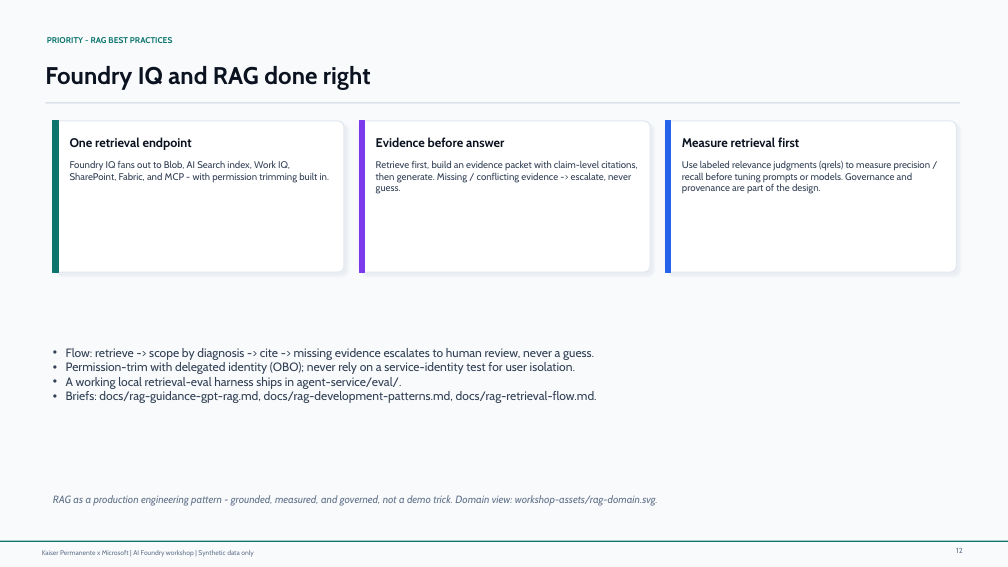
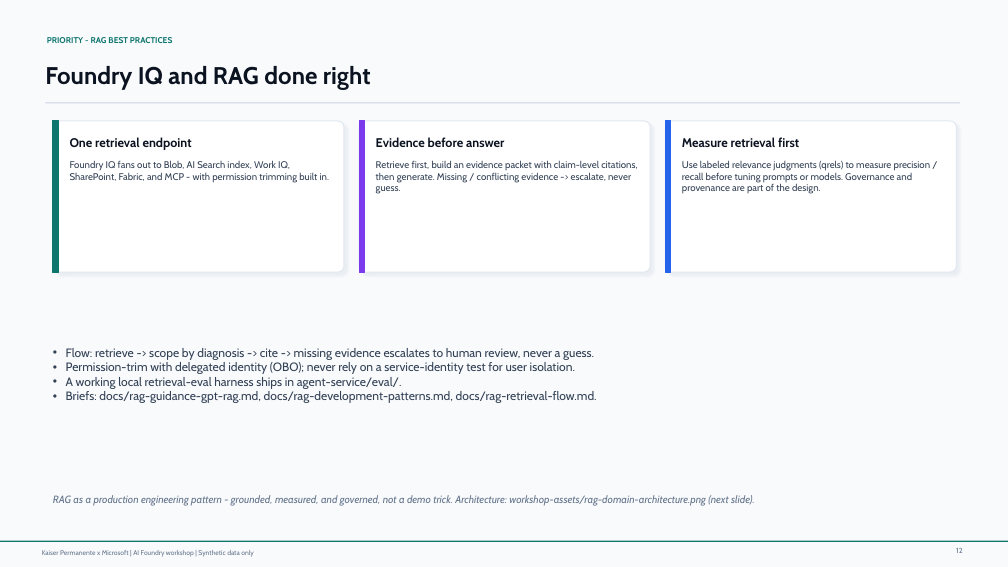
Before and after one commit to clekkas/governed-agents-workshop, a slide deck: slide 12 of workshop-assets/kaiser-consolidated-customer-deck.pptx. Drawn at 1008x567 pixels with LibreOffice and Linux fonts; fonts in the diff are those of the drawing. Boxes give left, top, right and bottom in pixels: in the first picture for what was removed or moved away, otherwise in the second. Text is boxed around its words. In the diff, an @@ line names an element or a change of style, - is before the commit and + after.

```diff
--- a/workshop-assets/kaiser-consolidated-customer-deck.pptx
+++ b/workshop-assets/kaiser-consolidated-customer-deck.pptx
@@ text at box(53, 495, 755, 506): text changed @@
-RAG as a production engineering pattern - grounded, measured, and governed, not a demo trick. Domain view: workshop-assets/rag-domain.svg.
+RAG as a production engineering pattern - grounded, measured, and governed, not a demo trick. Architecture: workshop-assets/rag-domain-architecture.png (next slide).
```
Also in this commit, not shown: 2 slides added, 2 slides removed, 13 other files.
